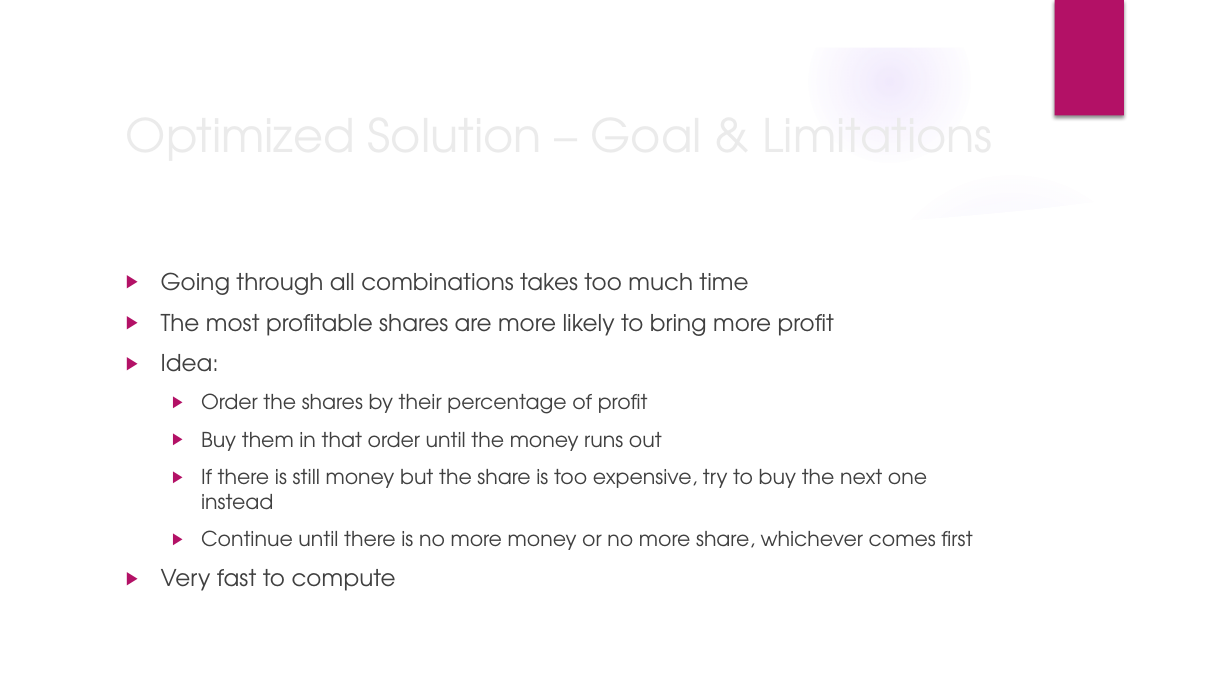
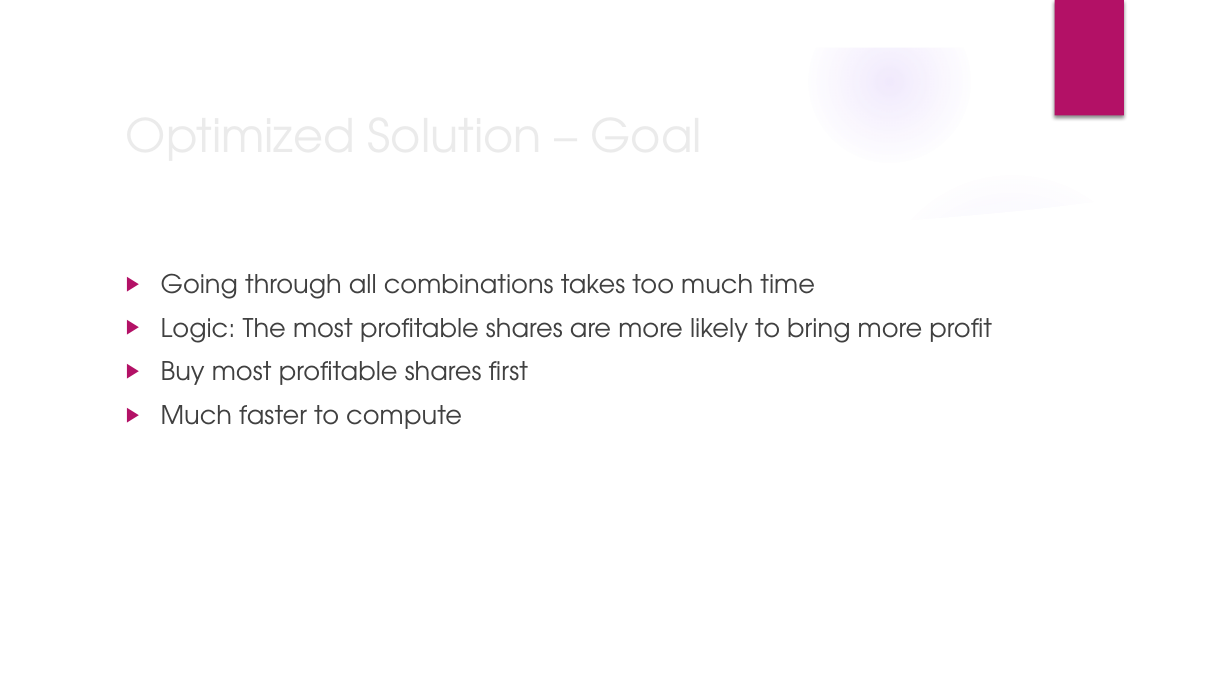
Before and after one commit to franfif/algoinvest-trade, a slide deck: slide 5 of Project7_Presentation.pptx (slide 8 before the commit). Drawn at 1232x693 pixels with LibreOffice and Linux fonts; fonts in the diff are those of the drawing; background and template pictures are left out. Boxes give left, top, right and bottom in pixels: in the first picture for what was removed or moved away, otherwise in the second. Text is boxed around its words. In the diff, an @@ line names an element or a change of style, - is before the commit and + after.

```diff
--- a/Project7_Presentation.pptx
+++ b/Project7_Presentation.pptx
@@ title at (116,98,1028,169): text changed @@
-Optimized Solution – Goal & Limitations
+Optimized Solution – Goal
@@ text at (161,273,815,299): size 18 to 20 pt in "Going through all combinations takes too much ..." @@
@@ text at (161,318,992,429): text changed; size 16 to 20 pt @@
-▶ The most profitable shares are more likely to bring more profit
-▶ Idea:
-  ▶ Order the shares by their percentage of profit
-  ▶ Buy them in that order until the money runs out
-  ▶ If there is still money but the share is too expensive, try to buy the next one instead
-  ▶ Continue until there is no more money or no more share, whichever comes first
-▶ Very fast to compute
+▶ Logic: The most profitable shares are more likely to bring more profit
+▶ Buy most profitable shares first
+▶ Much faster to compute
```
Also in this commit, not shown: 10 other slides changed, 3 slides added, 3 slides removed.
